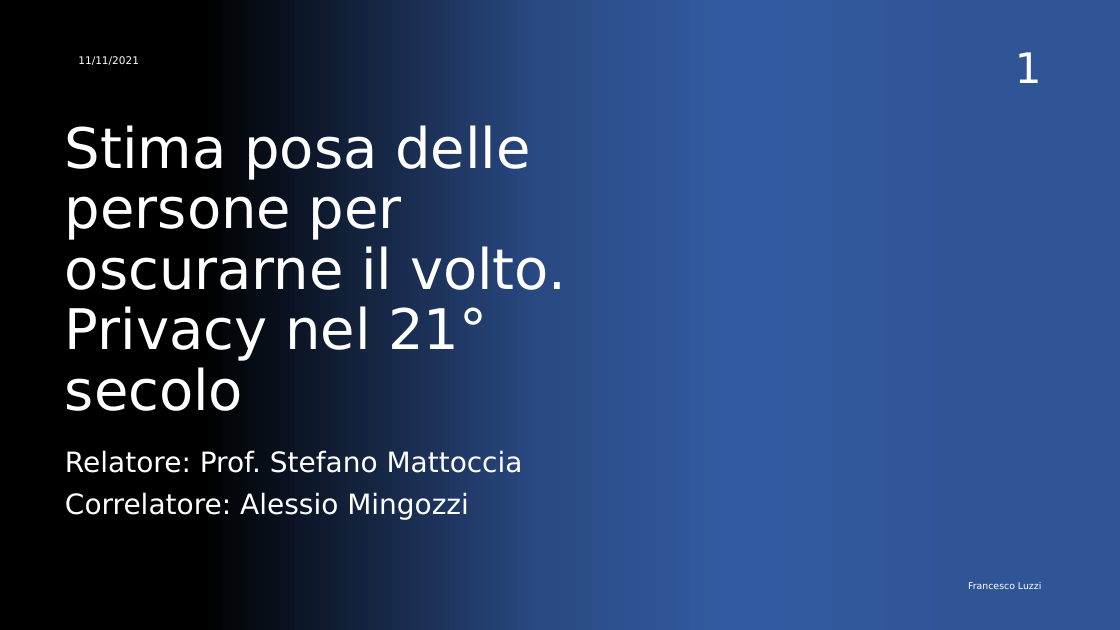
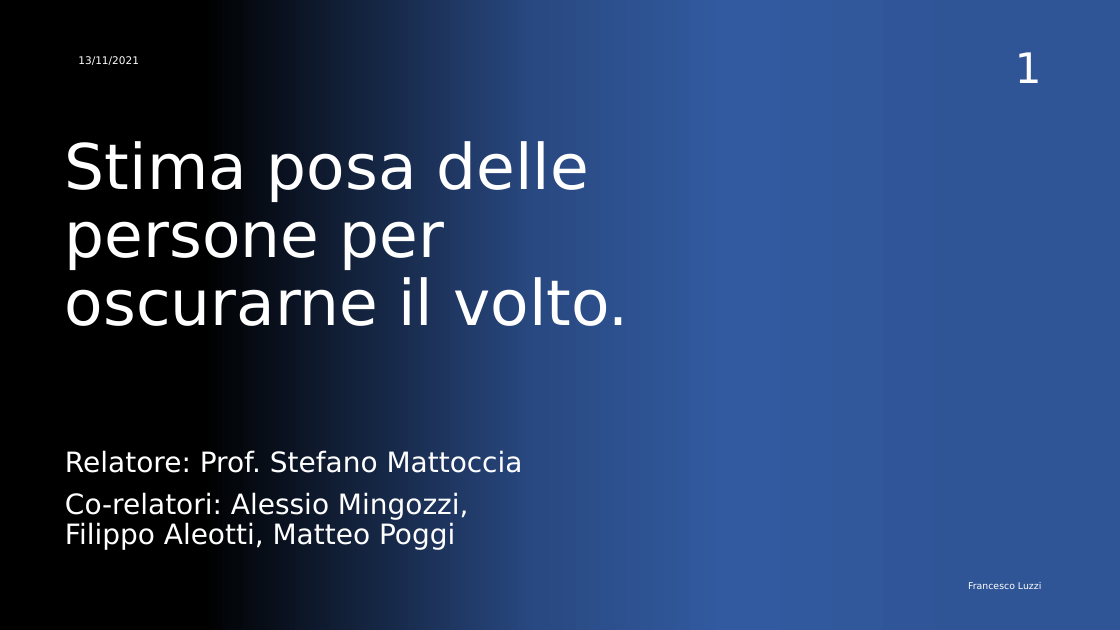
Before and after one commit to FrancescoLuzzi/Tesi, a slide deck: slide 1 of Presentazione.pptx. Drawn at 1120x630 pixels with LibreOffice and Linux fonts; fonts in the diff are those of the drawing. Boxes give left, top, right and bottom in pixels: in the first picture for what was removed or moved away, otherwise in the second. Text is boxed around its words. In the diff, an @@ line names an element or a change of style, - is before the commit and + after.

```diff
--- a/Presentazione.pptx
+++ b/Presentazione.pptx
@@ text at (x1=78, y1=56, x2=139, y2=65): text changed @@
-11/11/2021
+13/11/2021
@@ title at (x1=65, y1=138, x2=628, y2=338): text changed; size 48 to 54 pt @@
-Stima posa delle persone per oscurarne il volto.
-Privacy nel 21° secolo
+Stima posa delle persone per oscurarne il volto.
@@ subtitle at (x1=65, y1=492, x2=469, y2=550): text changed @@
-Correlatore: Alessio Mingozzi
+Co-relatori: Alessio Mingozzi, Filippo Aleotti, Matteo Poggi
```
Also in this commit, not shown: 12 other slides changed, 1 other file.
